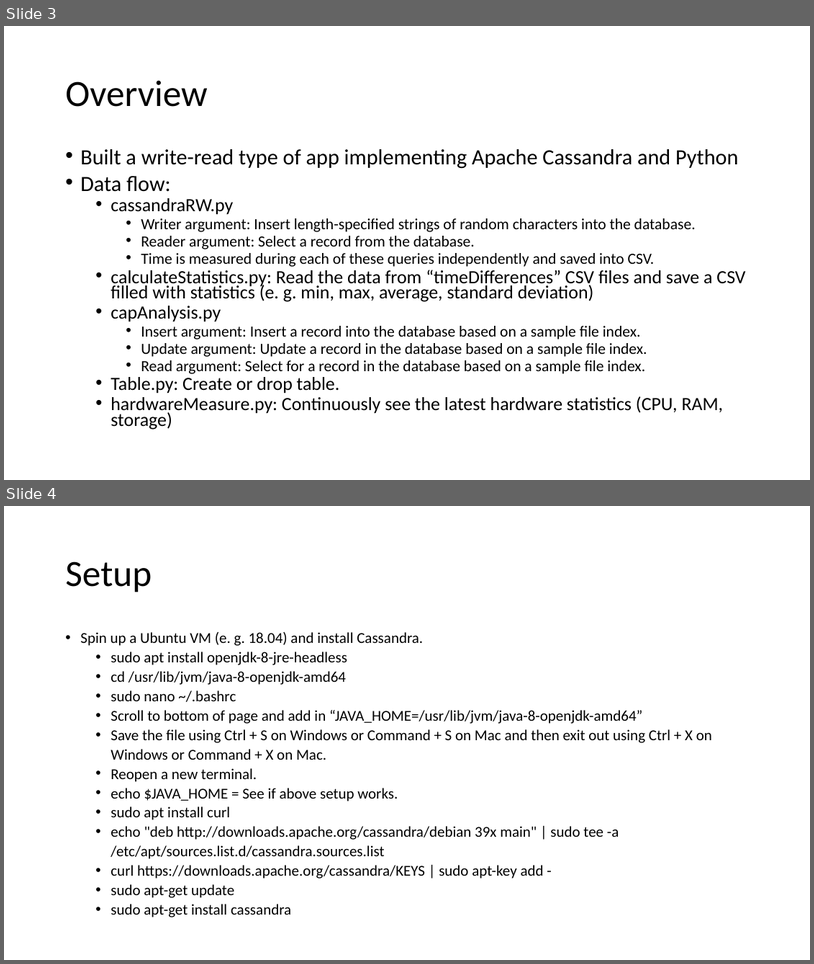
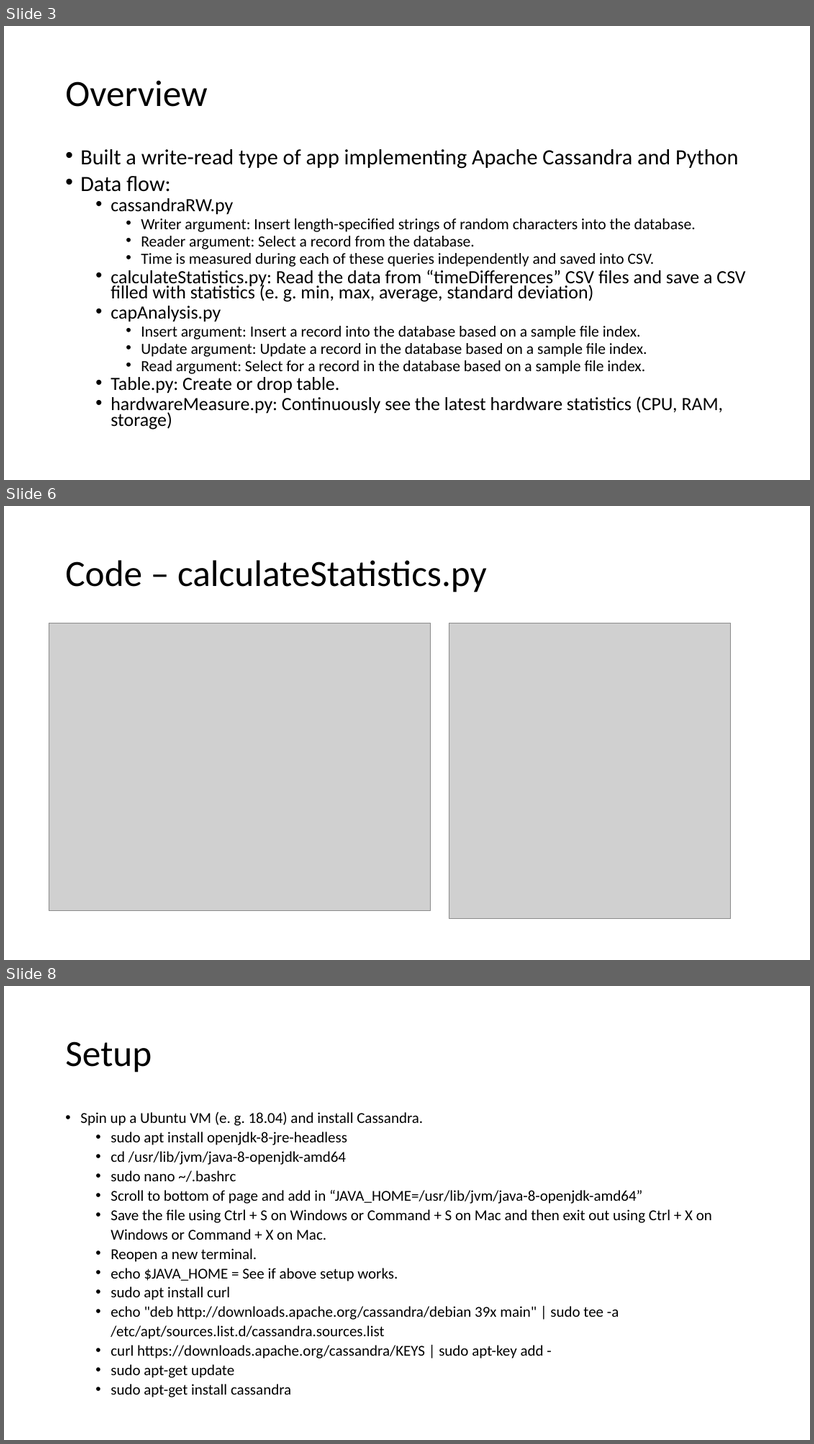
Before and after one commit to CS-6381/FinalProject, a slide deck: Datastores & Distributed File Systems/Apache Cassandra/JamesVu_CraigTopham_ThomasBoudreau/Documentation/CS 6381 Final Project_ApacheCassandra.pptx. Shown one above the other, each under a label of ours: slides 3 and 4 before the commit, slides 3, 6 and 8 after it; the slides between them are not shown. The pictures are 814x964 and 814x1444 pixels, drawn with LibreOffice and Linux fonts; fonts in the diff are those of the drawing; grey boxes stand for pictures. Boxes give left, top, right and bottom in pixels: in the first picture for what was removed or moved away, otherwise in the second. Text is boxed around its words. In the diff, an @@ line names an element or a change of style, - is before the commit and + after.

```diff
--- a/Datastores & Distributed File Systems/Apache Cassandra/JamesVu_CraigTopham_ThomasBoudreau/Documentation/CS 6381 Final Project_ApacheCassandra.pptx
+++ b/Datastores & Distributed File Systems/Apache Cassandra/JamesVu_CraigTopham_ThomasBoudreau/Documentation/CS 6381 Final Project_ApacheCassandra.pptx
@@ slide 6 added at bbox=[4, 506, 810, 960], background #FFFFFF @@
@@ title added at bbox=[65, 560, 487, 592], 44 pt, text #000000 @@
+Code – calculateStatistics.py
@@ picture added at bbox=[49, 623, 431, 911] @@
@@ picture added at bbox=[450, 623, 731, 918] @@
@@ what was slide 4 is now slide 8 @@
```
Also in this commit, not shown: 4 slides changed, 3 other slides added, 1 slide removed, 1 other file.
